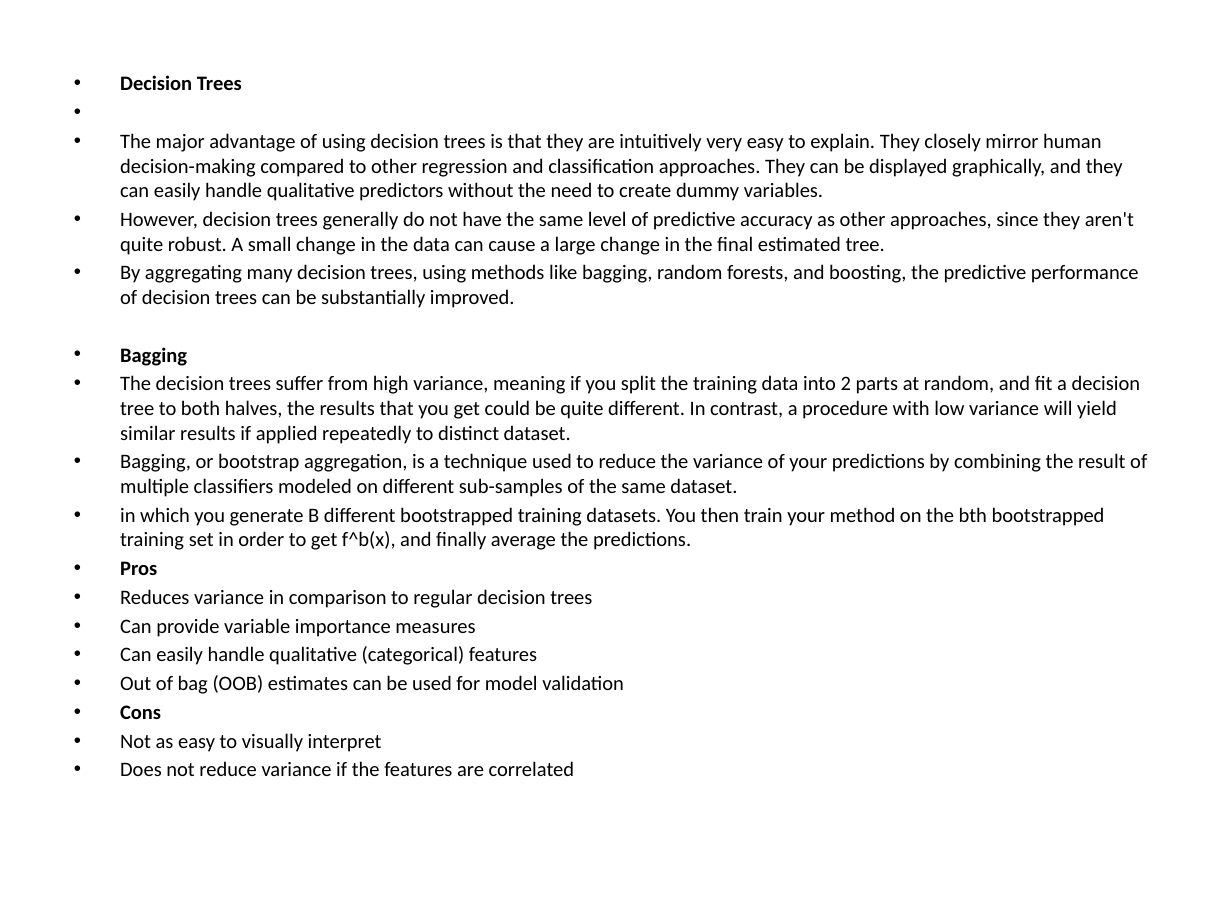
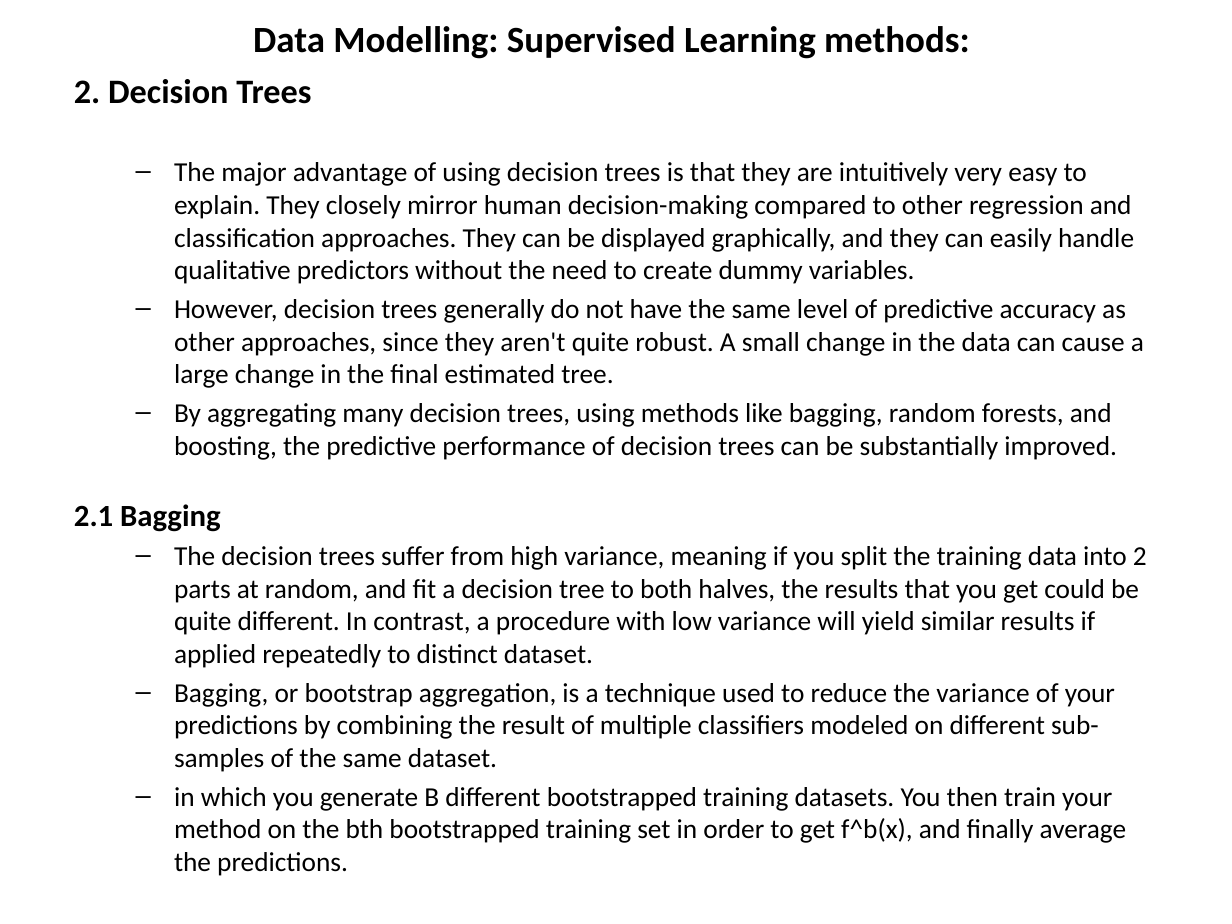
Before and after one commit to Prathyusha-Akundi/CMS_Hospital_Rating, a slide deck: slide 18 of CMS STAR-RATING.pptx (slide 17 before the commit). Drawn at 1232x924 pixels with LibreOffice and Linux fonts; fonts in the diff are those of the drawing. Boxes give left, top, right and bottom in pixels: in the first picture for what was removed or moved away, otherwise in the second. Text is boxed around its words. In the diff, an @@ line names an element or a change of style, - is before the commit and + after.

Commit message:
formatting

```diff
--- a/CMS STAR-RATING.pptx
+++ b/CMS STAR-RATING.pptx
@@ title added at [253,26,970,59], 21.6 pt, text #000000, bold @@
+Data Modelling: Supervised Learning methods:
@@ text at [74,79,311,104]: text changed; size 12 to 20 pt @@
-• Decision Trees
+2. Decision Trees
@@ text at [174,162,1147,876]: size 12 to 16 pt; bullet • to –; list level 1 to 2 in "The major advantage of using ..."; list level 1 to 2 in "However, decision trees generally do ..."; list level 1 to 2 in "By aggregating many decision trees, ..."; list level 1 to 2 in "The decision trees suffer from ..."; list level 1 to 2 in "Bagging, or bootstrap aggregation, is ..."; list level 1 to 2 in "in which you generate B ..." @@
@@ text at [74,504,221,532]: text changed; size 12 to 18 pt @@
-• Bagging
+2.1 Bagging
@@ text at [120,561,624,776]: paragraphs removed @@
-• Pros
-• Reduces variance in comparison to regular decision trees
-• Can provide variable importance measures
-• Can easily handle qualitative (categorical) features
-• Out of bag (OOB) estimates can be used for model validation
-• Cons
-• Not as easy to visually interpret
-• Does not reduce variance if the features are correlated
```
Also in this commit, not shown: 11 other slides changed, 3 slides added.
